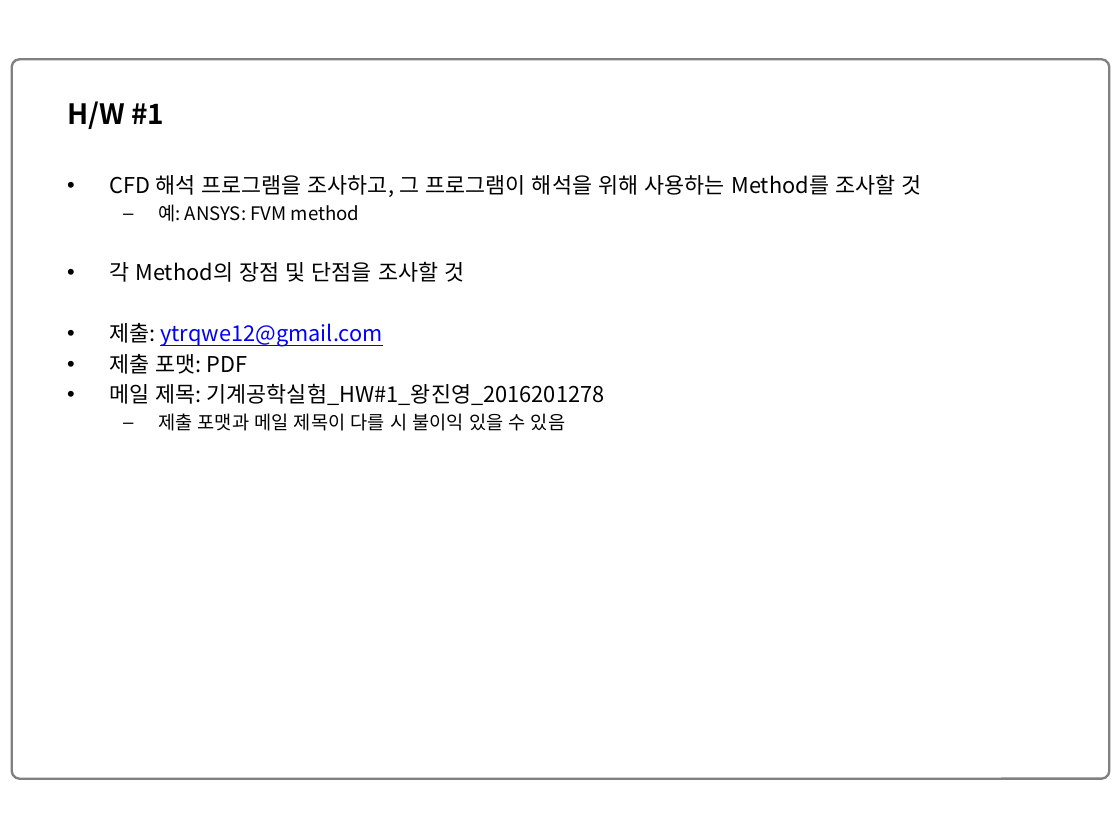
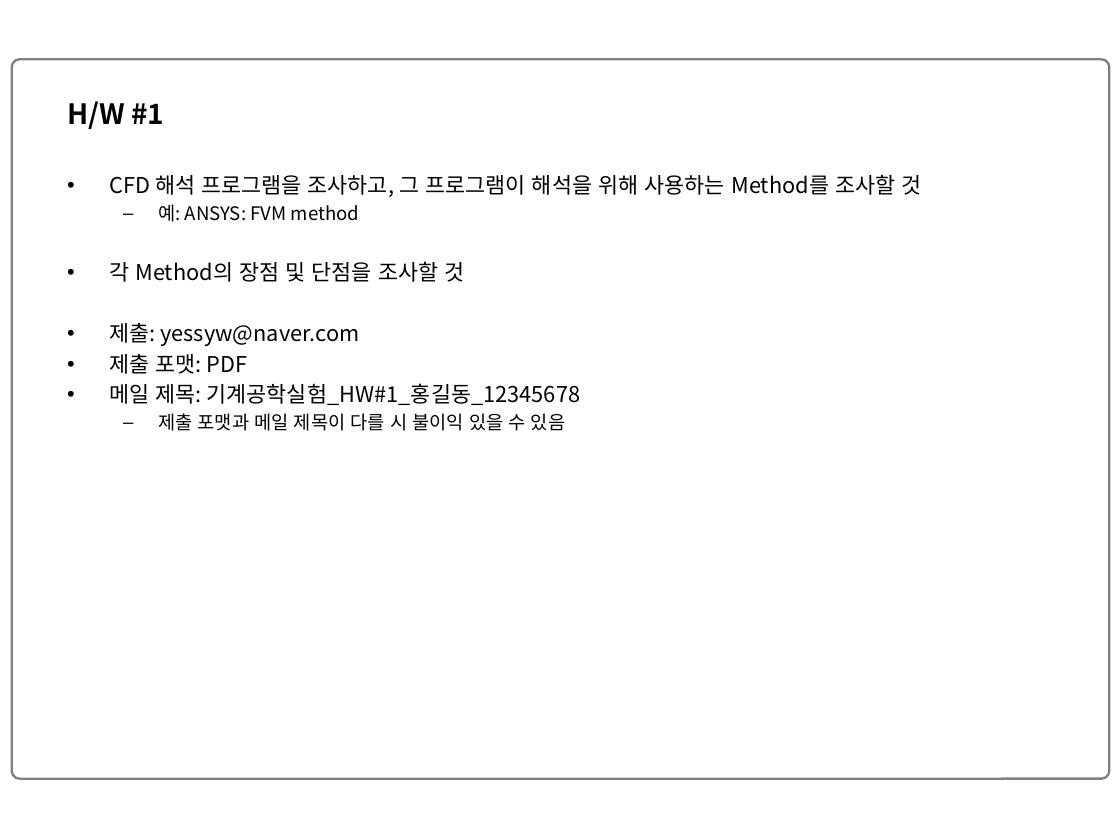
Before and after one commit to JinFree/HYU_Mechanical_Engineering_Lab1, a slide deck: slide 7 of 기계공학실험_01.pptx. Drawn at 1120x840 pixels with LibreOffice and Linux fonts; fonts in the diff are those of the drawing; background and template pictures are left out. Boxes give left, top, right and bottom in pixels: in the first picture for what was removed or moved away, otherwise in the second. Text is boxed around its words. In the diff, an @@ line names an element or a change of style, - is before the commit and + after.

```diff
--- a/기계공학실험_01.pptx
+++ b/기계공학실험_01.pptx
@@ text at (109, 323, 359, 346): text changed; text colour #0000FF to #000000 @@
-• 제출: ytrqwe12@gmail.com
+• 제출: yessyw@naver.com
@@ text at (109, 383, 581, 405): text changed @@
-• 메일 제목: 기계공학실험_HW#1_왕진영_2016201278
+• 메일 제목: 기계공학실험_HW#1_홍길동_12345678
```
Also in this commit, not shown: 1 other slide changed.
